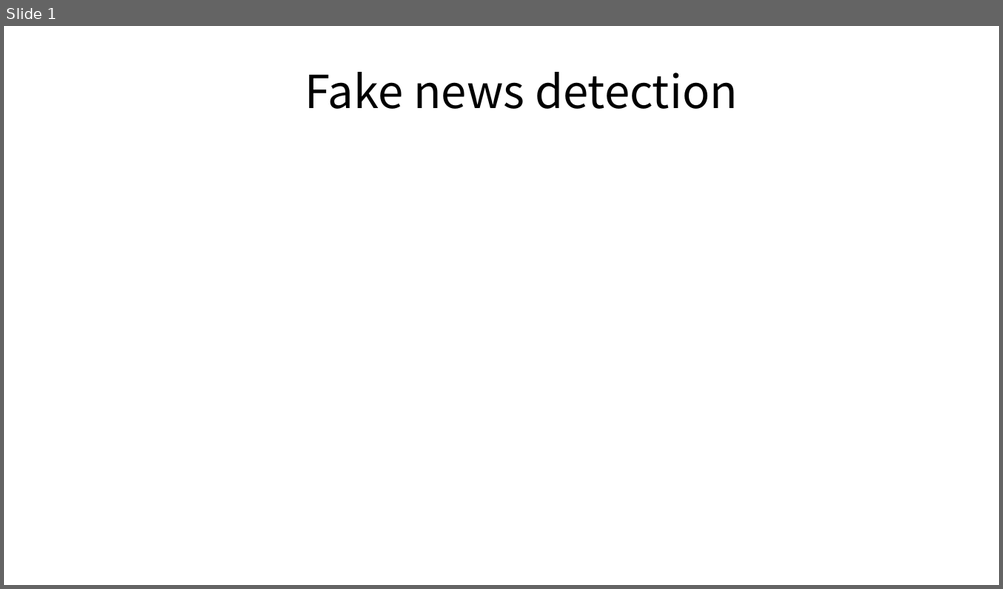
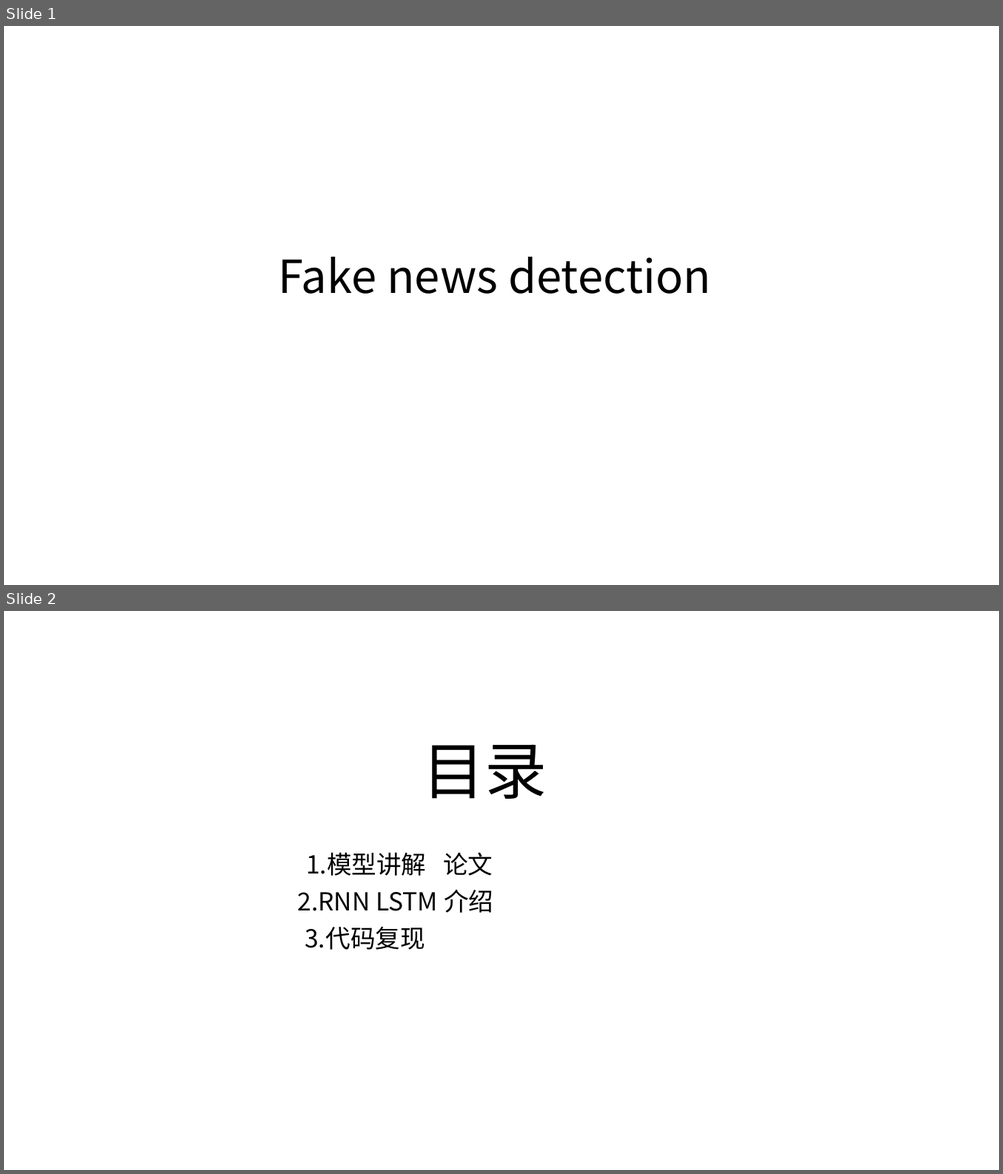
Before and after one commit to SpringFoggy23/FYP, a slide deck: Fake news detection.pptx. Shown one above the other, each under a label of ours: slide 1 before the commit, slides 1 and 2 after it. The pictures are 1003x589 and 1003x1174 pixels, drawn with LibreOffice and Linux fonts; fonts in the diff are those of the drawing. Boxes give left, top, right and bottom in pixels: in the first picture for what was removed or moved away, otherwise in the second. Text is boxed around its words. In the diff, an @@ line names an element or a change of style, - is before the commit and + after.

```diff
--- a/Fake news detection.pptx
+++ b/Fake news detection.pptx
@@ slide 2 added at bbox=[4, 611, 999, 1170], background #FFFFFF @@
@@ title added at bbox=[423, 744, 547, 799], 60 pt, text #000000 @@
+目录
@@ subtitle added at bbox=[298, 852, 493, 950], 24 pt, text #000000 @@
+1.模型讲解 论文
+2.RNN LSTM 介绍
+3.代码复现
@@ slide 1 changed as well @@
@@ title "Fake news detection": place and size @@
-title "Fake news detection" at bbox=[304, 72, 737, 109]
+title "Fake news detection" at bbox=[278, 257, 711, 294]
```
Also in this commit, not shown: 7 other slides changed, 24 other slides added, 11 slides removed, 23 other files.
